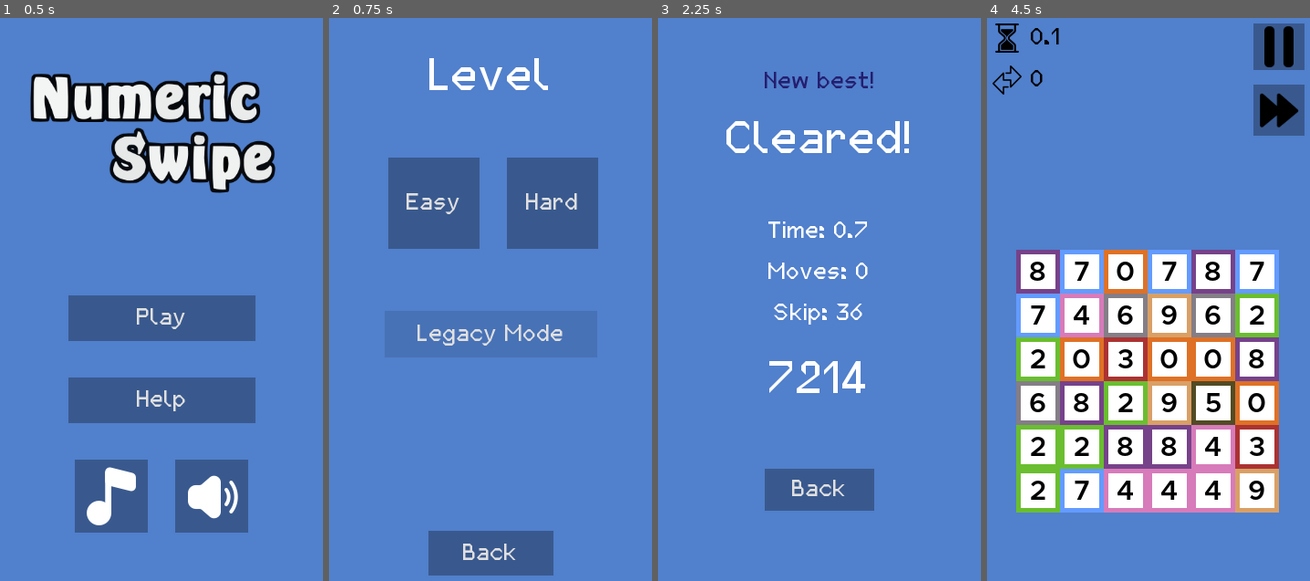
Above: before the commit, frames 1-4 (left to right).
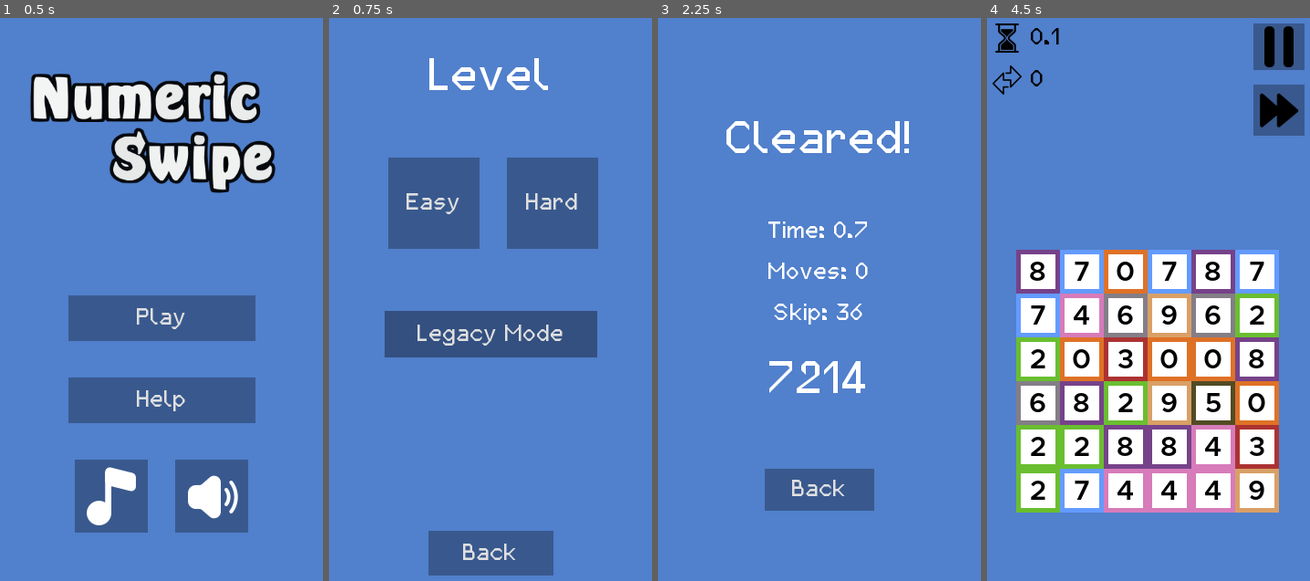
Above: after the commit, the same moments.

Repository: BKopysc/NumericSwipeG3
Game: Godot game, scene res://main.tscn
Same seed, same stepped clock (60 frames per second), same inputs: the game is played once before the commit and once after it.
Inputs (mouse positions are in pixels of both pictures, inside the frame that each line leads up to):
- Up to frame 1 (0.5 s): no input
- Up to frame 2 (0.75 s): click "Play" at 0.5 s
- Up to frame 3 (2.25 s): click "Easy" at 1.25 s; click (948, 108) at 2 s
- Up to frame 4 (4.5 s): click "Back" at 2.75 s; click "Play" at 3.5 s; click "Easy" at 4.25 s

Frame 1 is identical in both runs. In frame 2, 5.1% of the frame differs, in the area x 17-84%, y 52-61%; in frame 3, 0.4%; in frame 4, nothing differs.

Commit message:
new 1.3 ver

Diff:
--- a/Global.gd
+++ b/Global.gd
@@ -27,6 +27,7 @@
 	}
 
 enum LevelVariants{
+	LEGACY_FIRST,
 	LEGACY_EASY,
 	LEGACY_HARD,
 	STANDARD_EASY,
--- a/hud/EndHud.gd
+++ b/hud/EndHud.gd
@@ -5,7 +5,7 @@
 # Called when the node enters the scene tree for the first time.
 func _ready():
 	if(Global.is_high_score):
-		$CanvasLayer/NewBestScoreLabel.show()
+		#$CanvasLayer/NewBestScoreLabel.show()
 		Global.disable_high_score_flag()
 
 	$CanvasLayer/VBoxContainer/TimeLabel.text += str(Global.previous_timer_ctr)
--- a/levels/DefaultLevel.gd
+++ b/levels/DefaultLevel.gd
@@ -8,6 +8,8 @@
 
 # Called when the node enters the scene tree for the first time.
 func _ready():
+	if(Global.level_selected == Global.LevelVariants.LEGACY_FIRST):
+		$BasicTimer.wait_time = 1
 	$BasicTimer.start()
 	level_selected = Global.level_selected
 
@@ -22,9 +24,15 @@
 
 func _on_LevelHud_game_paused(state):
 	if(state):
-		$BasicTimer.paused = true
+		if(level_selected == Global.LevelVariants.LEGACY_FIRST):
+			$BasicTimer.stop()
+		else:
+			$BasicTimer.paused = true
 	else:
-		$BasicTimer.paused = false
+		if(level_selected == Global.LevelVariants.LEGACY_FIRST):
+			$BasicTimer.start()
+		else:
+			$BasicTimer.paused = false
 
 
 func _on_BasicTimer_timeout():
@@ -34,7 +42,9 @@
 
 func _on_TileContainer_moved(is_success, moved_combo = 0):
 	move_ctr += 1
-	moved_combos_dict[moved_combo] += 1
+	if(moved_combo != 0):
+		print(moved_combo)
+		moved_combos_dict[moved_combo] += 1
 	Global.play_tile_sound(is_success)
 	$LevelHud/CanvasLayer/HBoxContainerMove/MoveLabel.text = str(move_ctr)
 
@@ -63,7 +73,7 @@
 	elif(level_id == Global.LevelVariants.LEGACY_EASY):
 		score += timer_ctr*move_ctr
 	elif(level_id == Global.LevelVariants.LEGACY_HARD):
-		score += floor(timer_ctr*10*move_ctr*Global.hard_game_multiplier)
+		score += floor(timer_ctr*move_ctr*Global.hard_game_multiplier)
 
 	return score
 
--- a/levels/LevelSelect.gd
+++ b/levels/LevelSelect.gd
@@ -11,6 +11,7 @@
 	$ColorRectLegacy/LegacyMenu.get_popup().add_font_override("font", preload("res://font-micra-small.tres"))
 	#$ColorRectLegacy/LegacyMenu.get_popup().rect_min_size = Vector2(200,50)
 	$ColorRectLegacy/LegacyMenu.get_popup().add_constant_override("vseparation", 30)
+	$ColorRectLegacy/LegacyMenu.get_popup().add_item("First",Global.LevelVariants.LEGACY_FIRST)
 	$ColorRectLegacy/LegacyMenu.get_popup().add_item("Easy",Global.LevelVariants.LEGACY_EASY)
 	$ColorRectLegacy/LegacyMenu.get_popup().add_item("Hard",Global.LevelVariants.LEGACY_HARD)
 	$ColorRectLegacy/LegacyMenu.get_popup().connect("id_pressed", self, "_popup_action")
--- a/levels/LevelSelect.tscn
+++ b/levels/LevelSelect.tscn
@@ -149,7 +149,7 @@
 margin_top = 5.0
 margin_right = 116.5
 margin_bottom = 56.0
-color = Color( 0, 0, 0, 0.105882 )
+color = Color( 0, 0, 0, 0.372549 )
 
 [node name="LegacyMenu" type="MenuButton" parent="ColorRectLegacy"]
 anchor_left = 0.5
--- a/tiles/TileContainer.gd
+++ b/tiles/TileContainer.gd
@@ -32,6 +32,7 @@
 	var current_y = 0
 
 	var random_range = 10 if (level == Global.LevelVariants.LEGACY_EASY
+		or level == Global.LevelVariants.LEGACY_FIRST
 		or level == Global.LevelVariants.STANDARD_EASY) else 100
 
 	for n in xy_tiles:
@@ -42,7 +43,9 @@
 			var x= m*tile_size
 			var y= n*tile_size
 			tile.set_position(Vector2(x,y))
-			if(level == Global.LevelVariants.LEGACY_EASY or level == Global.LevelVariants.STANDARD_EASY):
+			if(level == Global.LevelVariants.LEGACY_EASY
+				or level == Global.LevelVariants.LEGACY_FIRST
+				or level == Global.LevelVariants.STANDARD_EASY):
 				tile.set_tile(str(value), value,loc)
 			else:
 				tile.set_tile(Global.TileVariants.DEFAULT, value, loc)
Not shown, changed: export_presets.cfg
